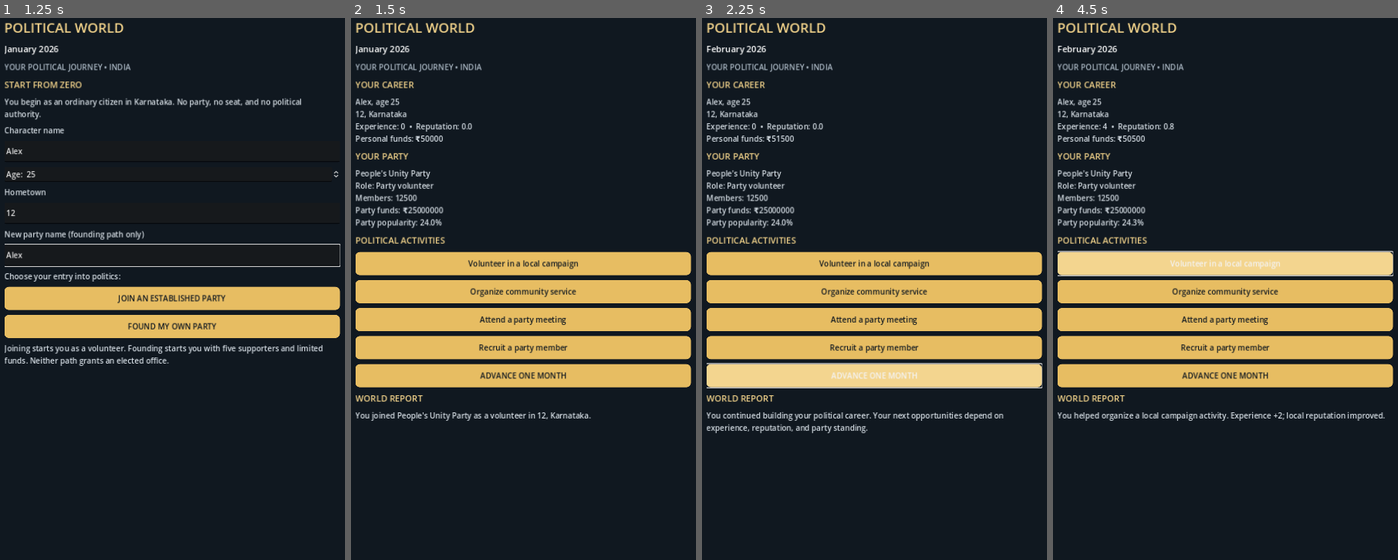
Above: before the commit, frames 1-4 (left to right).
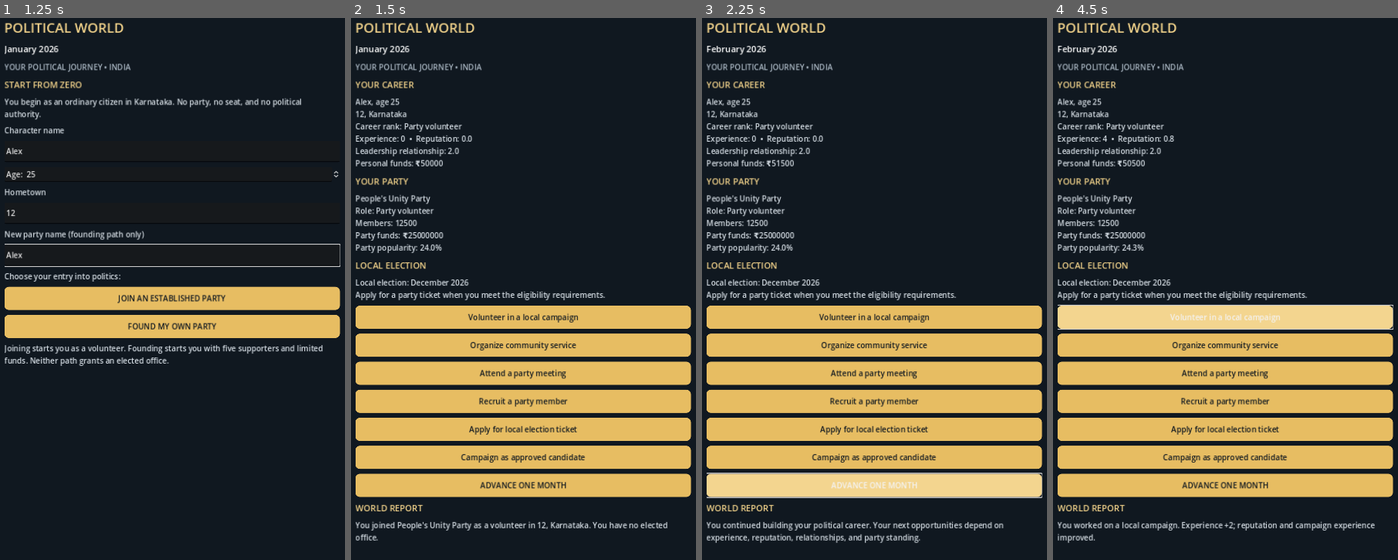
Above: after the commit, the same moments.

Repository: dhanushpoojary9740-boop/political-world
Game: Godot game, scene res://main.tscn
Two runs of this game, one before a commit and one after it. Both use one fixed random seed, a clock stepped at 60 frames per second and the inputs below.
Inputs (mouse positions are in pixels of both pictures, inside the frame that each line leads up to):
- Up to frame 1 (1.25 s): click (172, 153) at 0.52 s; type "Alex" at 0.6 s; click (172, 213) at 0.75 s; type "12" at 0.83 s; click (172, 256) at 0.98 s; type "Alex" at 1.07 s
- Up to frame 2 (1.5 s): click "JOIN AN ESTABLISHED PARTY" at 1.25 s
- Up to frame 3 (2.25 s): click "ADVANCE ONE MONTH" at 2 s
- Up to frame 4 (4.5 s): click (1225, 429) at 2.75 s, where only the run after the commit has a clickable "Apply for local election tick…"; click "Volunteer in a local campaign" at 3.5 s; click "Volunteer in a local campaign" at 4.25 s

Frame 1 is identical in both runs. In frame 2, 33% of the frame differs, in the area x 1-99%, y 19-97%; in frame 3, 37%; in frame 4, 37%.

Commit message:
feat: add grassroots promotions and local election ticket system

Diff:
--- a/scripts/main.gd
+++ b/scripts/main.gd
@@ -3,12 +3,11 @@
 const WorldSimulationScript = preload("res://scripts/world_simulation.gd")
 var world: WorldSimulation
 
-var root_layout: VBoxContainer
 var date_label: Label
 var career_label: Label
 var party_label: Label
+var election_label: Label
 var report_label: Label
-var setup_report_label: Label
 var name_input: LineEdit
 var age_input: SpinBox
 var city_input: LineEdit
@@ -36,36 +35,36 @@
     scroll.offset_bottom = -12
     add_child(scroll)
 
-    root_layout = VBoxContainer.new()
-    root_layout.size_flags_horizontal = Control.SIZE_EXPAND_FILL
-    root_layout.add_theme_constant_override("separation", 12)
-    scroll.add_child(root_layout)
+    var root := VBoxContainer.new()
+    root.size_flags_horizontal = Control.SIZE_EXPAND_FILL
+    root.add_theme_constant_override("separation", 12)
+    scroll.add_child(root)
 
     var title := Label.new()
     title.text = "POLITICAL WORLD"
     title.add_theme_font_size_override("font_size", 28)
     title.add_theme_color_override("font_color", Color("#f1d28a"))
-    root_layout.add_child(title)
+    root.add_child(title)
 
     date_label = Label.new()
     date_label.add_theme_font_size_override("font_size", 18)
     date_label.add_theme_color_override("font_color", Color("#ffffff"))
-    root_layout.add_child(date_label)
+    root.add_child(date_label)
 
     var subtitle := Label.new()
     subtitle.text = "YOUR POLITICAL JOURNEY • INDIA"
     subtitle.add_theme_color_override("font_color", Color("#a9b6c2"))
-    root_layout.add_child(subtitle)
+    root.add_child(subtitle)
 
     setup_box = VBoxContainer.new()
     setup_box.add_theme_constant_override("separation", 10)
-    root_layout.add_child(setup_box)
+    root.add_child(setup_box)
     _build_setup()
 
     dashboard_box = VBoxContainer.new()
     dashboard_box.add_theme_constant_override("separation", 10)
     dashboard_box.visible = false
-    root_layout.add_child(dashboard_box)
+    root.add_child(dashboard_box)
     _build_dashboard()
 
 func _build_setup() -> void:
@@ -87,18 +86,20 @@
     _add_button(setup_box, "JOIN AN ESTABLISHED PARTY", _on_join_party)
     _add_button(setup_box, "FOUND MY OWN PARTY", _on_found_party)
     _add_body(setup_box, "Joining starts you as a volunteer. Founding starts you with five supporters and limited funds. Neither path grants an elected office.")
-    setup_report_label = _add_body(setup_box, "")
 
 func _build_dashboard() -> void:
     _add_section_title(dashboard_box, "YOUR CAREER")
     career_label = _add_body(dashboard_box, "")
     _add_section_title(dashboard_box, "YOUR PARTY")
     party_label = _add_body(dashboard_box, "")
-    _add_section_title(dashboard_box, "POLITICAL ACTIVITIES")
+    _add_section_title(dashboard_box, "LOCAL ELECTION")
+    election_label = _add_body(dashboard_box, "")
     _add_button(dashboard_box, "Volunteer in a local campaign", func(): _run_activity("volunteer"))
     _add_button(dashboard_box, "Organize community service", func(): _run_activity("community"))
     _add_button(dashboard_box, "Attend a party meeting", func(): _run_activity("meeting"))
     _add_button(dashboard_box, "Recruit a party member", func(): _run_activity("recruit"))
+    _add_button(dashboard_box, "Apply for local election ticket", func(): _run_activity("request_ticket"))
+    _add_button(dashboard_box, "Campaign as approved candidate", func(): _run_activity("campaign"))
     _add_button(dashboard_box, "ADVANCE ONE MONTH", _on_advance_month)
     _add_section_title(dashboard_box, "WORLD REPORT")
     report_label = _add_body(dashboard_box, "Your political journey is ready to begin.")
@@ -170,7 +171,7 @@
         dashboard_box.visible = true
         _refresh()
     else:
-        setup_report_label.text = "\n".join(PackedStringArray(world.notifications))
+        report_label.text = "\n".join(PackedStringArray(world.notifications))
 
 func _run_activity(activity: String) -> void:
     report_label.text = "\n".join(PackedStringArray(world.perform_activity(activity)))
@@ -185,3 +186,4 @@
     if world.career_started:
         career_label.text = world.career_summary()
         party_label.text = world.party_summary()
+        election_label.text = world.election_summary()
--- a/scripts/world_simulation.gd
+++ b/scripts/world_simulation.gd
@@ -1,5 +1,15 @@
 extends RefCounted
 class_name WorldSimulation
+
+const LOCAL_ELECTION_MONTH := 12
+const ACTIVE_WORKER_XP := 6
+const ACTIVE_WORKER_REPUTATION := 1.5
+const LOCAL_LEADER_XP := 16
+const LOCAL_LEADER_REPUTATION := 5.0
+const LOCAL_LEADER_RELATIONSHIP := 8.0
+const TICKET_XP := 12
+const TICKET_REPUTATION := 3.0
+const TICKET_RELATIONSHIP := 5.0
 
 var year: int = 2026
 var month: int = 1
@@ -11,9 +21,17 @@
 var career_path: String = ""
 var player_party_id: String = ""
 var player_role: String = "Ordinary citizen"
+var career_rank: String = "Ordinary citizen"
 var personal_funds: int = 50000
 var experience: int = 0
 var reputation: float = 0.0
+var local_leader_relationship: float = 0.0
+var campaign_effort: float = 0.0
+var ticket_requested: bool = false
+var ticket_approved: bool = false
+var local_candidate_selected: bool = false
+var local_election_completed: bool = false
+var local_election_year: int = 2026
 var party_counter: int = 0
 var parties: Dictionary = {}
 var notifications: Array[String] = []
@@ -50,6 +68,15 @@
         notifications = ["Enter your character's name and hometown to begin."]
         return false
 
+    if path != "join" and path != "found":
+        notifications = ["Choose a valid political path."]
+        return false
+
+    var clean_party_name := party_name.strip_edges()
+    if path == "found" and clean_party_name.is_empty():
+        notifications = ["Enter a name for your new political party."]
+        return false
+
     character_name = clean_name
     character_age = clampi(age, 18, 90)
     home_city = clean_city
@@ -58,17 +85,20 @@
     experience = 0
     reputation = 0.0
     personal_funds = 50000
+    local_leader_relationship = 2.0
+    campaign_effort = 0.0
+    ticket_requested = false
+    ticket_approved = false
+    local_candidate_selected = false
+    local_election_completed = false
+    local_election_year = year
 
     if path == "join":
         player_party_id = "party_established"
         player_role = "Party volunteer"
-        notifications = ["You joined People's Unity Party as a volunteer in %s, Karnataka." % home_city]
-    elif path == "found":
-        var clean_party_name := party_name.strip_edges()
-        if clean_party_name.is_empty():
-            career_started = false
-            notifications = ["Enter a name for your new political party."]
-            return false
+        career_rank = "Party volunteer"
+        notifications = ["You joined People's Unity Party as a volunteer in %s, Karnataka. You have no elected office." % home_city]
+    else:
         party_counter += 1
         player_party_id = "player_party_%d" % party_counter
         parties[player_party_id] = {
@@ -79,11 +109,9 @@
             "is_player_created": true
         }
         player_role = "Party founder"
-        notifications = ["You founded %s with five initial supporters. Your party has no elected seats." % clean_party_name]
-    else:
-        career_started = false
-        notifications = ["Choose a valid political path."]
-        return false
+        career_rank = "Party founder"
+        local_leader_relationship = 5.0
+        notifications = ["You founded %s with five initial supporters. Founding a party gives you organizational responsibility, not an elected office." % clean_party_name]
     return true
 
 func perform_activity(activity: String) -> Array[String]:
@@ -97,18 +125,20 @@
             experience += 2
             reputation += 0.4
             personal_funds = maxi(0, personal_funds - 500)
+            campaign_effort += 1.5
             _increase_party_popularity(0.15)
-            notifications.append("You helped organize a local campaign activity. Experience +2; local reputation improved.")
+            notifications.append("You worked on a local campaign. Experience +2; reputation and campaign experience improved.")
         "community":
             experience += 2
             reputation += 0.7
             personal_funds = maxi(0, personal_funds - 800)
             _increase_party_popularity(0.25)
-            notifications.append("You organized a community service event in %s. Experience +2; reputation improved." % home_city)
+            notifications.append("You organized a community service event in %s. Experience +2; local reputation improved." % home_city)
         "meeting":
             experience += 1
             reputation += 0.2
-            notifications.append("You attended a party meeting and built political relationships. Experience +1.")
+            local_leader_relationship = minf(100.0, local_leader_relationship + 2.0)
+            notifications.append("You attended a party meeting. Experience +1; your relationship with local leadership improved.")
         "recruit":
             var party: Dictionary = parties[player_party_id]
             if int(party["members"]) < 100000:
@@ -117,12 +147,60 @@
                 parties[player_party_id] = party
                 experience += 1
                 _increase_party_popularity(0.05)
-                notifications.append("You recruited one new party member. Party membership and funds increased slightly.")
+                notifications.append("You recruited one new party member. Membership and party funds increased slightly.")
             else:
-                notifications.append("Your party's local recruitment limit has been reached in this prototype.")
+                notifications.append("The local recruitment limit has been reached in this prototype.")
+        "request_ticket":
+            _request_local_ticket()
+        "campaign":
+            _run_local_campaign()
         _:
             notifications.append("That activity is not available.")
+
+    _check_promotion()
     return notifications.duplicate()
+
+func _request_local_ticket() -> void:
+    if local_election_completed:
+        notifications.append("The current local election has already concluded.")
+        return
+    if ticket_requested:
+        notifications.append("Your local election ticket application is already under review.")
+        return
+    ticket_requested = true
+    var eligible := experience >= TICKET_XP and reputation >= TICKET_REPUTATION and local_leader_relationship >= TICKET_RELATIONSHIP
+    if eligible:
+        ticket_approved = true
+        local_candidate_selected = true
+        notifications.append("Your party approved your local election ticket. You are now its candidate for the scheduled local election.")
+    else:
+        ticket_requested = false
+        notifications.append("Your ticket application was reviewed but not approved. You may apply again after improving your experience, reputation, and relationship with local leadership. Requirements: %d experience, %.1f reputation, and %.1f relationship." % [TICKET_XP, TICKET_REPUTATION, TICKET_RELATIONSHIP])
+
+func _run_local_campaign() -> void:
+    if not local_candidate_selected:
+        notifications.append("You cannot campaign as a candidate without an approved party ticket.")
+        return
+    if local_election_completed:
+        notifications.append("The local election has already concluded.")
+        return
+    if personal_funds < 300:
+        notifications.append("You do not have enough personal funds for this campaign activity.")
+        return
+    personal_funds -= 300
+    campaign_effort += 2.0
+    reputation += 0.25
+    notifications.append("You campaigned in your local constituency. Campaign effort and public reputation improved.")
+
+func _check_promotion() -> void:
+    if career_path == "join" and career_rank == "Party volunteer" and experience >= ACTIVE_WORKER_XP and reputation >= ACTIVE_WORKER_REPUTATION:
+        career_rank = "Active Party Worker"
+        player_role = career_rank
+        notifications.append("Promotion: local party leadership recognized your work. You are now an Active Party Worker.")
+    elif career_path == "join" and career_rank == "Active Party Worker" and experience >= LOCAL_LEADER_XP and reputation >= LOCAL_LEADER_REPUTATION and local_leader_relationship >= LOCAL_LEADER_RELATIONSHIP:
+        career_rank = "Local Party Leader"
+        player_role = career_rank
+        notifications.append("Promotion: you became a Local Party Leader. This is a party position, not an elected government office.")
 
 func advance_month() -> Array[String]:
     notifications.clear()
@@ -139,14 +217,33 @@
             party["funds"] = int(party["funds"]) + 2000
             party["popularity"] = minf(100.0, float(party["popularity"]) + 0.1)
             parties[player_party_id] = party
-            notifications.append("Your party's AI local unit recruited two members and completed routine administration.")
-        if experience >= 20 and reputation >= 5.0:
-            notifications.append("You have begun building the experience and reputation needed for local party leadership.")
-        else:
-            notifications.append("You continued building your political career. Your next opportunities depend on experience, reputation, and party standing.")
+            notifications.append("AI local unit completed routine administration and recruited two members.")
+        if month == LOCAL_ELECTION_MONTH and not local_election_completed:
+            _resolve_local_election()
+        if notifications.is_empty():
+            notifications.append("You continued building your political career. Your next opportunities depend on experience, reputation, relationships, and party standing.")
     else:
         notifications.append("The calendar advanced. Your political career has not started.")
     return notifications.duplicate()
+
+func _resolve_local_election() -> void:
+    if local_candidate_selected and ticket_approved:
+        var party: Dictionary = parties[player_party_id]
+        var party_popularity: float = float(party["popularity"])
+        var player_score := party_popularity + reputation * 0.8 + campaign_effort * 1.5 + randf_range(-8.0, 8.0)
+        var rival_score := 24.0 + randf_range(-8.0, 8.0)
+        if player_score >= rival_score:
+            player_role = "Local elected representative"
+            career_rank = "Local elected representative"
+            notifications.append("Election result: you won your local election and became an elected representative.")
+        else:
+            notifications.append("Election result: you lost the local election. Your party retains its membership and organization, but you did not win an elected office.")
+    else:
+        notifications.append("Local election completed. Your party's AI organization handled its campaign, but you were not a candidate.")
+    local_election_completed = true
+    local_candidate_selected = false
+    ticket_approved = false
+    ticket_requested = false
 
 func _increase_party_popularity(amount: float) -> void:
     if player_party_id == "" or not parties.has(player_party_id):
@@ -154,6 +251,14 @@
     var party: Dictionary = parties[player_party_id]
     party["popularity"] = minf(100.0, float(party["popularity"]) + amount)
     parties[player_party_id] = party
+
+func career_summary() -> String:
+    if not career_started:
+        return "You have not entered politics yet."
+    return "%s, age %d\n%s, Karnataka\nCareer rank: %s\nExperience: %d  •  Reputation: %.1f\nLeadership relationship: %.1f\nPersonal funds: ₹%s" % [
+        character_name, character_age, home_city, career_rank, experience, reputation,
+        local_leader_relationship, _format_number(personal_funds)
+    ]
 
 func party_summary() -> String:
     if not career_started or player_party_id == "" or not parties.has(player_party_id):
@@ -164,12 +269,14 @@
         _format_number(int(party["funds"])), float(party["popularity"])
     ]
 
-func career_summary() -> String:
-    if not career_started:
-        return "You have not entered politics yet.\nChoose whether to join an established party or found your own."
-    return "%s, age %d\n%s, Karnataka\nExperience: %d  •  Reputation: %.1f\nPersonal funds: ₹%s" % [
-        character_name, character_age, home_city, experience, reputation, _format_number(personal_funds)
-    ]
+func election_summary() -> String:
+    if local_election_completed:
+        return "Local election: completed\nYou are not currently registered as a candidate."
+    if local_candidate_selected:
+        return "Local election: December %d\nYour party ticket is approved. Campaigning is open." % year
+    if ticket_requested:
+        return "Local election: December %d\nYour ticket application is under review." % year
+    return "Local election: December %d\nApply for a party ticket when you meet the eligibility requirements." % year
 
 func _format_number(value: int) -> String:
     return str(value)
